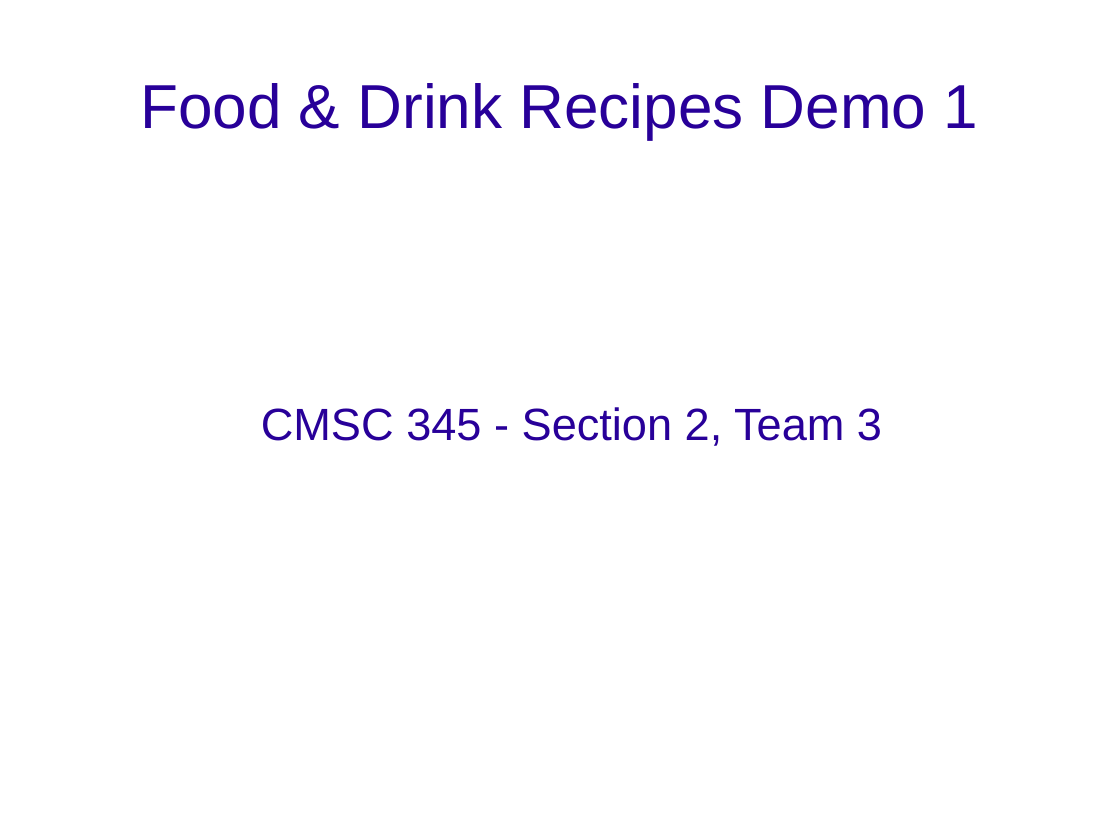
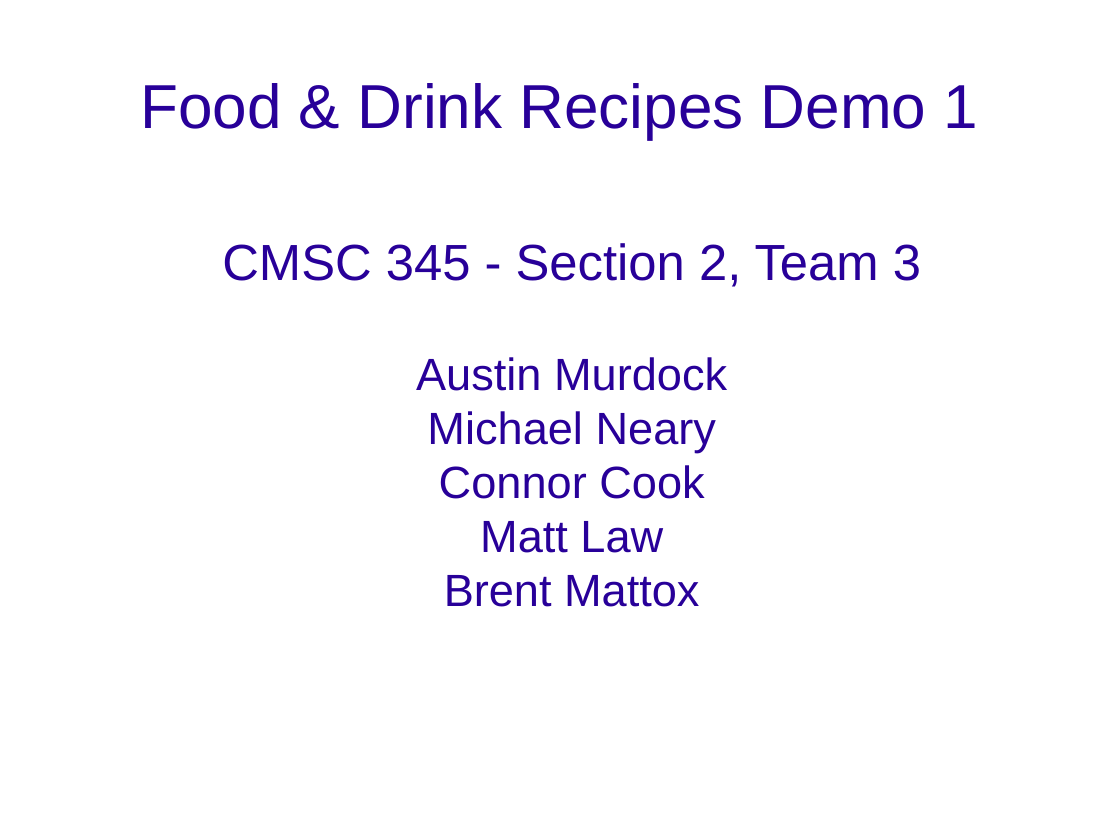
Before and after one commit to connorcook/digidiet, a slide deck: slide 1 of Presentations/demo1.odp. Drawn at 1120x840 pixels with LibreOffice and Linux fonts; fonts in the diff are those of the drawing; background and template pictures are left out. Boxes give left, top, right and bottom in pixels: in the first picture for what was removed or moved away, otherwise in the second. Text is boxed around its words. In the diff, an @@ line names an element or a change of style, - is before the commit and + after.

Commit message:
Almost complete...finished all but system design slide

```diff
--- a/Presentations/demo1.odp
+++ b/Presentations/demo1.odp
@@ subtitle "CMSC 345 - Section 2, ...": place and size @@
-subtitle "CMSC 345 - Section 2, ..." at (261,407,882,446)
+subtitle "CMSC 345 - Section 2, ..." at (222,243,921,607)
@@ subtitle at (222,243,921,287): size 32 to 36 pt in "CMSC 345 - Section 2, Team 3" @@
@@ subtitle at (416,357,727,607): paragraphs added @@
+Austin Murdock
+Michael Neary
+Connor Cook
+Matt Law
+Brent Mattox
```
Also in this commit, not shown: 2 other slides changed, 5 slides added, 5 slides removed.
